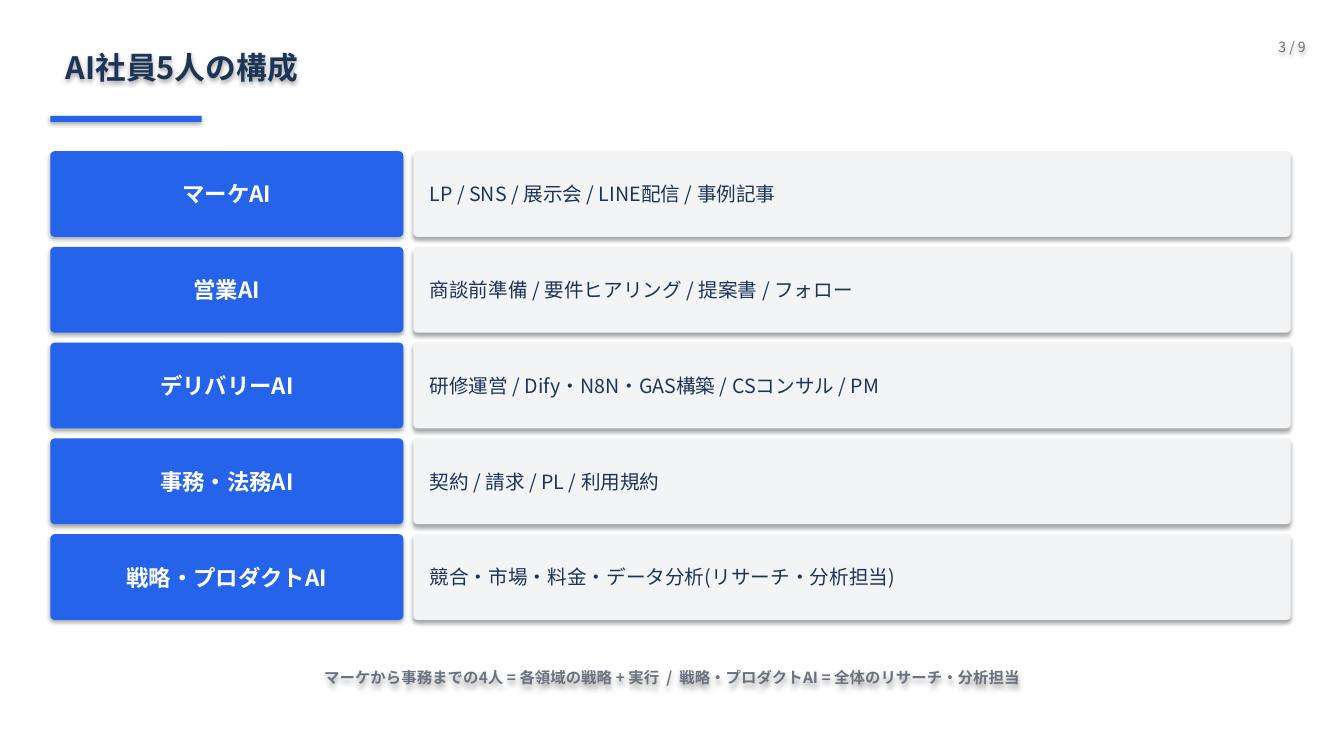
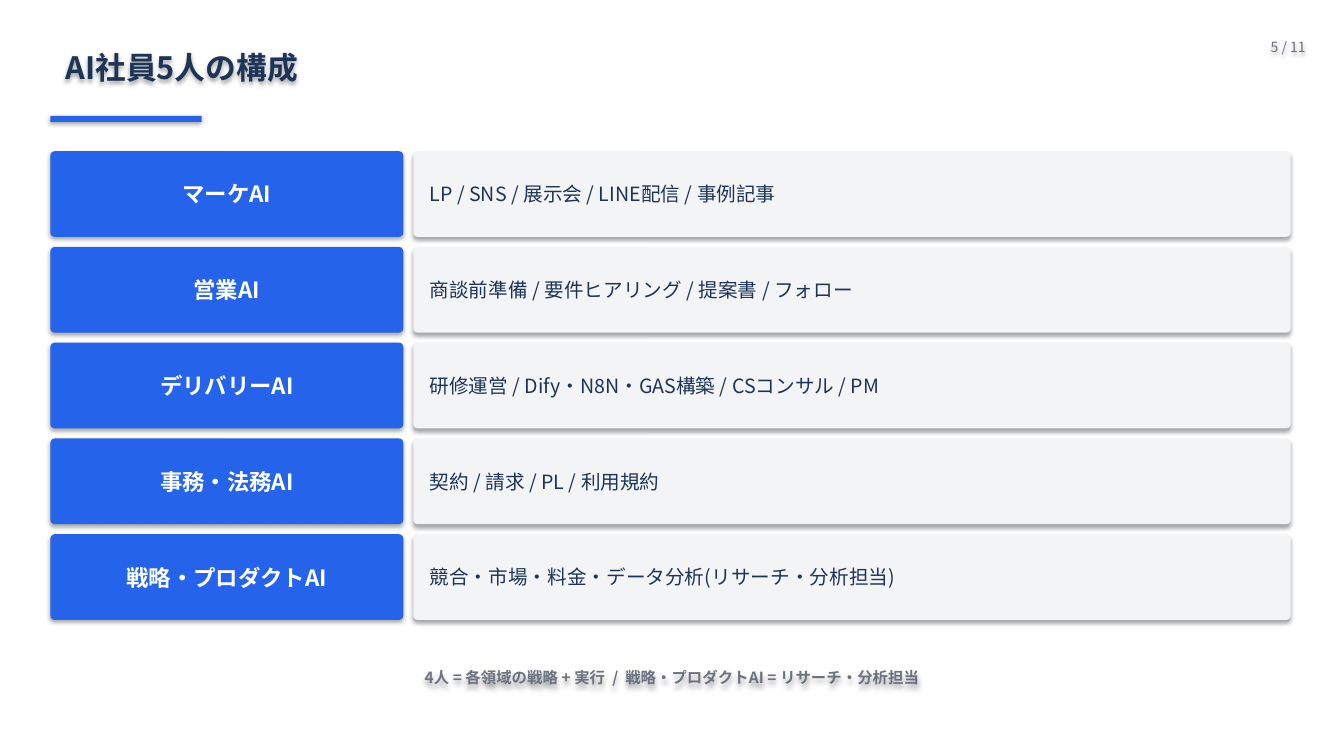
Before and after one commit to Ryunosuke-Okawa/Ryunosuke-n1, a slide deck: slide 5 of strategy/AI社員5人_発表_20260426.pptx (slide 3 before the commit). Drawn at 1344x756 pixels with LibreOffice and Linux fonts; fonts in the diff are those of the drawing. Boxes give left, top, right and bottom in pixels: in the first picture for what was removed or moved away, otherwise in the second. Text is boxed around its words. In the diff, an @@ line names an element or a change of style, - is before the commit and + after.

```diff
--- a/strategy/AI社員5人_発表_20260426.pptx
+++ b/strategy/AI社員5人_発表_20260426.pptx
@@ text at bbox=[1271, 42, 1306, 52]: text changed @@
-3 / 9
+5 / 11
@@ text at bbox=[425, 668, 919, 688]: text changed @@
-マーケから事務までの4人 = 各領域の戦略 + 実行 / 戦略・プロダクトAI = 全体のリサーチ・分析担当
+4人 = 各領域の戦略 + 実行 / 戦略・プロダクトAI = リサーチ・分析担当
```
Also in this commit, not shown: 6 other slides changed, 4 slides added, 2 slides removed, 2 other files.
